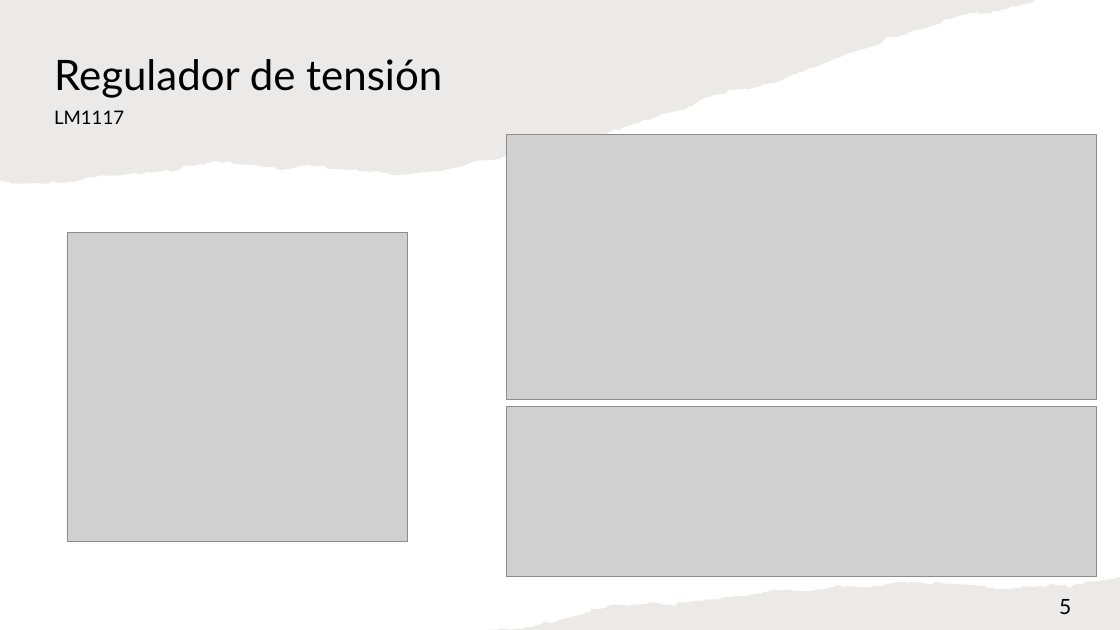
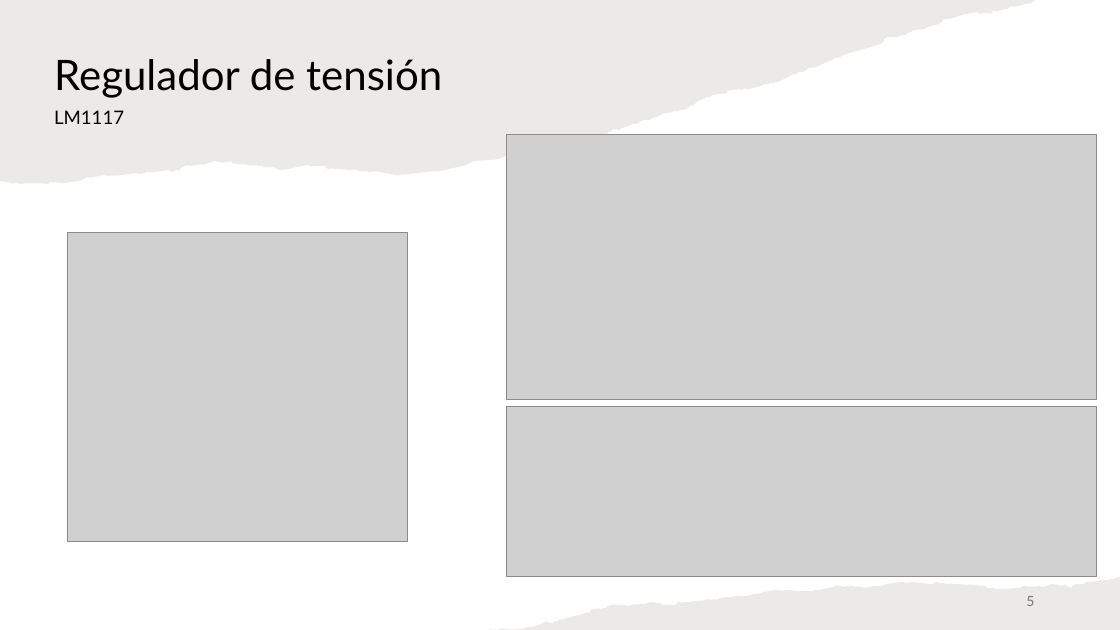
Before and after one commit to ManuelArgibay/DIMECRES_4_NETEJAPARABRISES, a slide deck: slide 5 of Documentos/Presentaciones/Presentación del Proyecto.pptx. Drawn at 1120x630 pixels with LibreOffice and Linux fonts; fonts in the diff are those of the drawing; grey boxes stand for pictures. Boxes give left, top, right and bottom in pixels: in the first picture for what was removed or moved away, otherwise in the second. Text is boxed around its words. In the diff, an @@ line names an element or a change of style, - is before the commit and + after.

Commit message:
Cambio de presentacion(esquematico,consumo,layout), minimas correciones en el esquematico

```diff
--- a/Documentos/Presentaciones/Presentación del Proyecto.pptx
+++ b/Documentos/Presentaciones/Presentación del Proyecto.pptx
@@ page number: place and size @@
-page number at box(1059, 599, 1071, 614)
+page number at box(1026, 596, 1034, 606)
@@ page number at box(1026, 596, 1034, 606): size 18 to 12 pt, text colour #000000 to #797979; alignment left to right; vertical alignment top to middle @@
```
Also in this commit, not shown: 12 other slides changed, 4 slides added, 12 other files.
